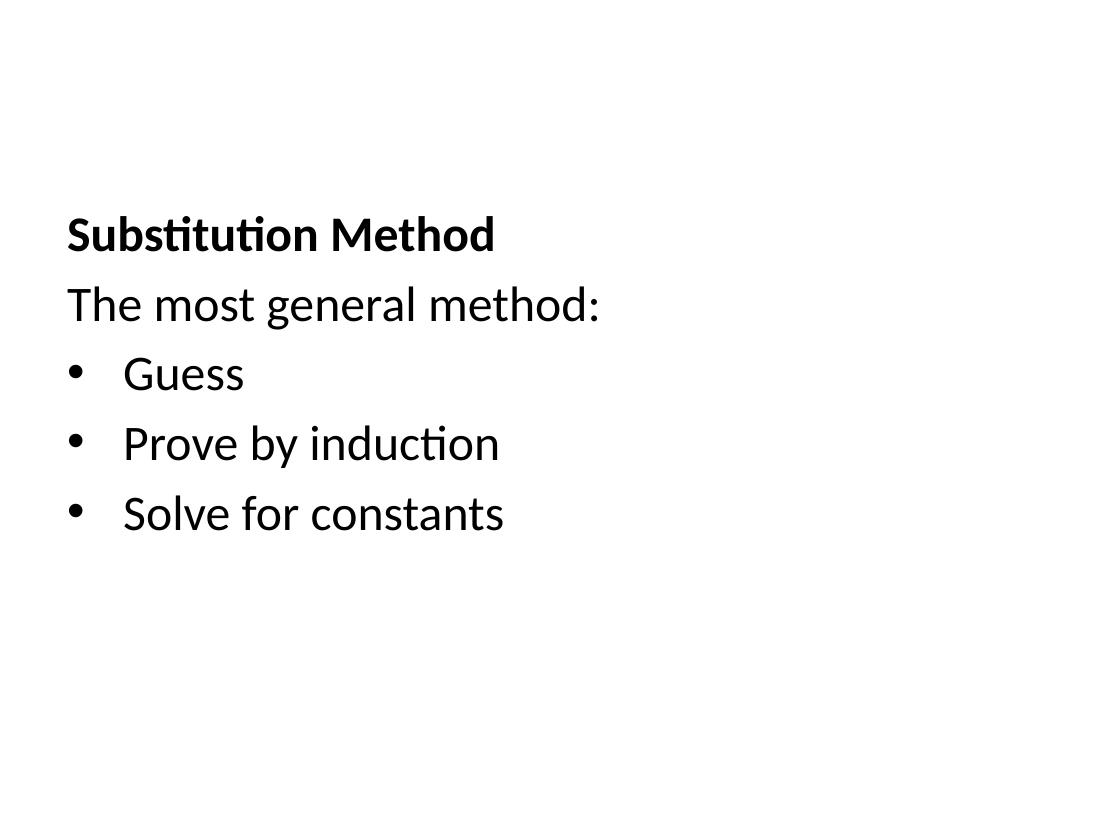
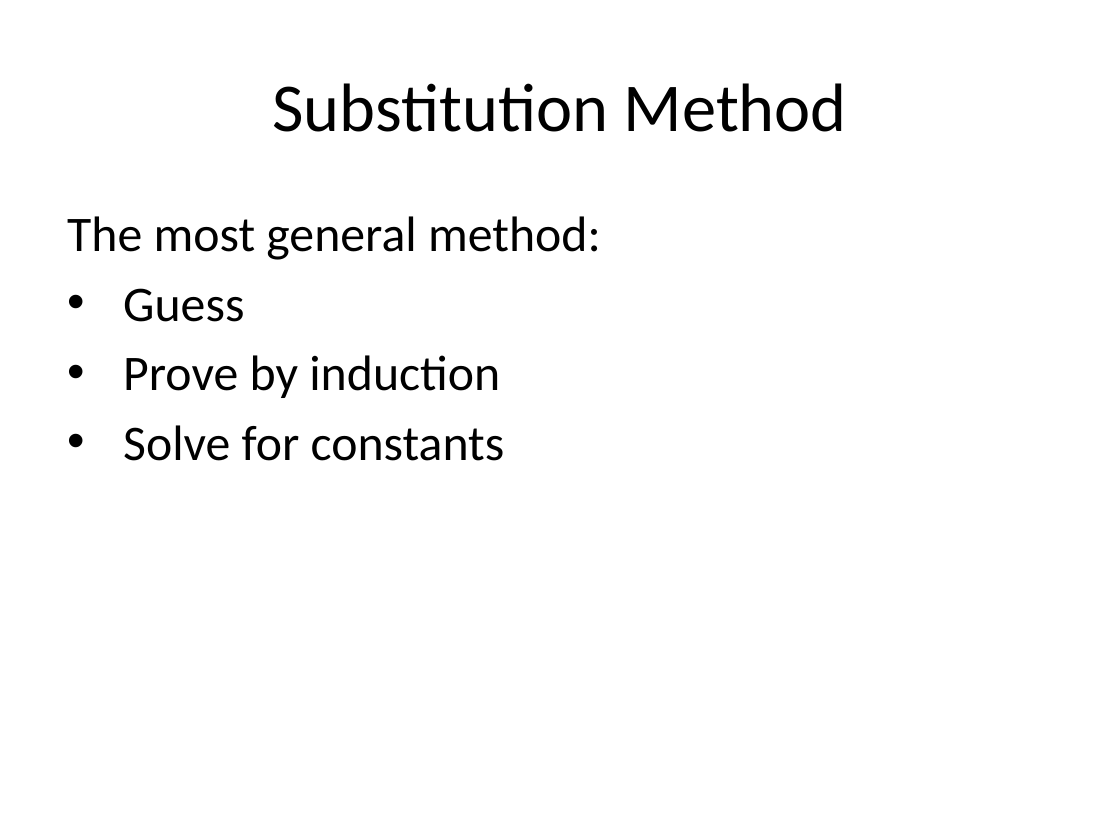
Before and after one commit to ucoruh/ce100-algorithms-and-programming-II, a slide deck: slide 15 of docs/week-2/ce100-week-2-recurrence.md_word.pptx. Drawn at 1120x840 pixels with LibreOffice and Linux fonts; fonts in the diff are those of the drawing. Boxes give left, top, right and bottom in pixels: in the first picture for what was removed or moved away, otherwise in the second. Text is boxed around its words. In the diff, an @@ line names an element or a change of style, - is before the commit and + after.

```diff
--- a/docs/week-2/ce100-week-2-recurrence.md_word.pptx
+++ b/docs/week-2/ce100-week-2-recurrence.md_word.pptx
@@ title added at (272,83,847,132), 44 pt, text #000000 @@
+Substitution Method
@@ text at (67,216,496,252): paragraph removed @@
-Substitution Method
```
Also in this commit, not shown: 10 other slides changed, 67 slides added, 20 slides removed, 37 other files.
